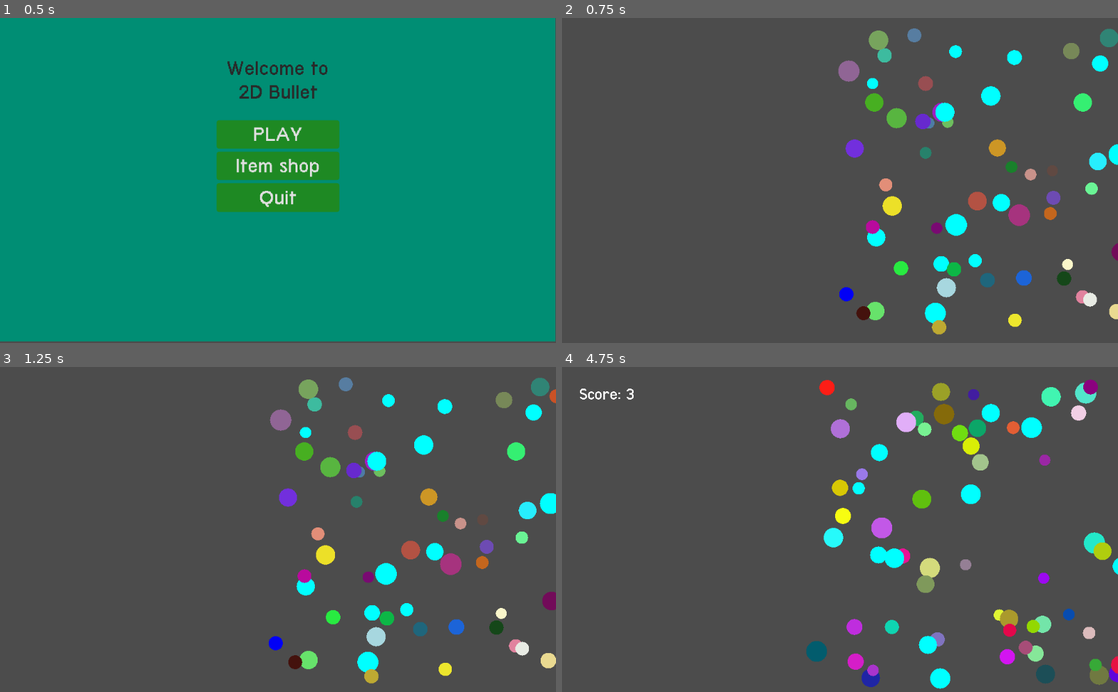
Above: before the commit, frames 1-4 (two rows, left to right).
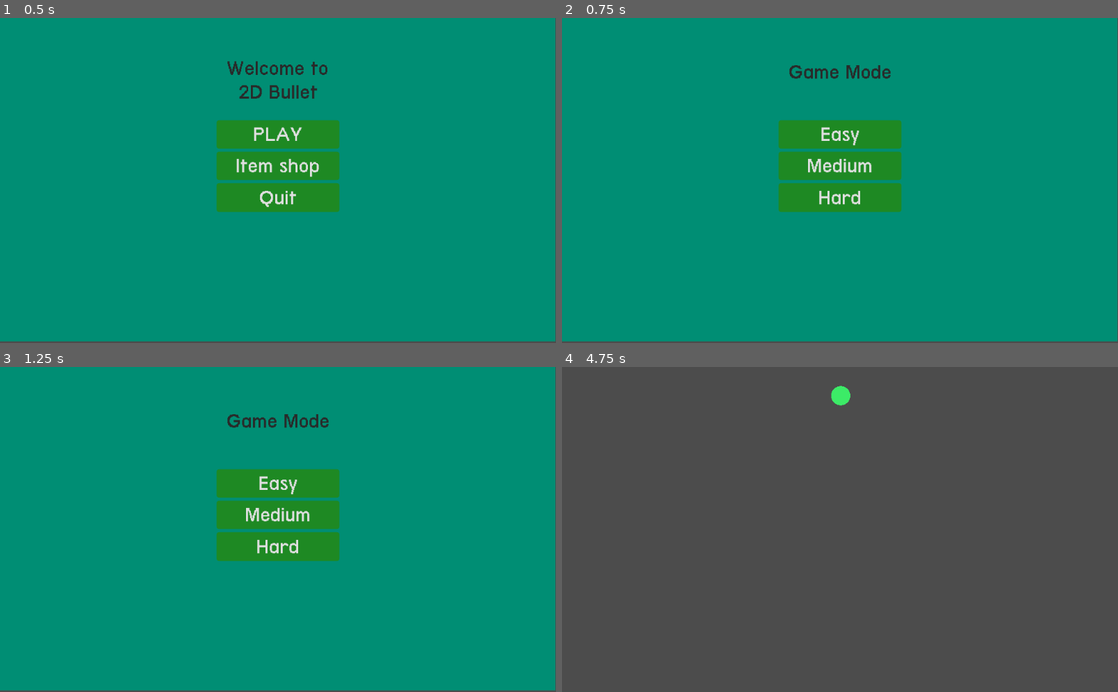
Above: after the commit, the same moments.

Repository: sldless/2DBullet
Game: Godot game, scene res://scripts/Menu/Menu.tscn
Two runs of this game, one before a commit and one after it. Both use one fixed random seed, a clock stepped at 60 frames per second and the inputs below.
Inputs (mouse positions are in pixels of both pictures, inside the frame that each line leads up to):
- Up to frame 1 (0.5 s): no input
- Up to frame 2 (0.75 s): click "PLAY" at 0.5 s
- Up to frame 3 (1.25 s): no input
- Up to frame 4 (4.75 s): click (840, 516) at 1.25 s, where only the run after the commit has a clickable "Medium"; move the mouse to (940, 399) at 2.02 s; click (940, 399) at 2.1 s; move the mouse to (878, 448) at 2.77 s; click (878, 448) at 2.85 s; move the mouse to (934, 471) at 3.52 s; click (934, 471) at 3.6 s; move the mouse to (1045, 649) at 4.27 s; click (1045, 649) at 4.35 s

Frame 1 is identical in both runs. In frame 2, 99% of the frame differs, in the area x 0-100%, y 0-100%; in frame 3, 99%; in frame 4, 7.6%.

Commit message:
something

Diff:
--- a/scripts/Menu/home.gd
+++ b/scripts/Menu/home.gd
@@ -1,7 +1,8 @@
 extends Button
 
+
 func _on_PlayButton_pressed() -> void:
-	get_tree().change_scene("res://scripts/main.tscn")
+	get_tree().change_scene("res://scripts/Menu/GameMode.tscn")
 
 
 func _on_icButton_pressed() -> void:
@@ -10,3 +11,19 @@
 
 func _on_quitButton_pressed():
 	get_tree().quit()
+
+
+func _on_EasyButton_pressed():
+	Global.mode = 'Easy'
+	get_tree().change_scene("res://scripts/enemy.tscn")
+
+
+
+func _on_MeduimButton_pressed():
+	Global.mode = 'Medium'
+	get_tree().change_scene("res://scripts/enemy.tscn")
+
+
+func _on_HardButton_pressed():
+	Global.mode = 'Hard'
+	get_tree().change_scene("res://scripts/enemy.tscn")
